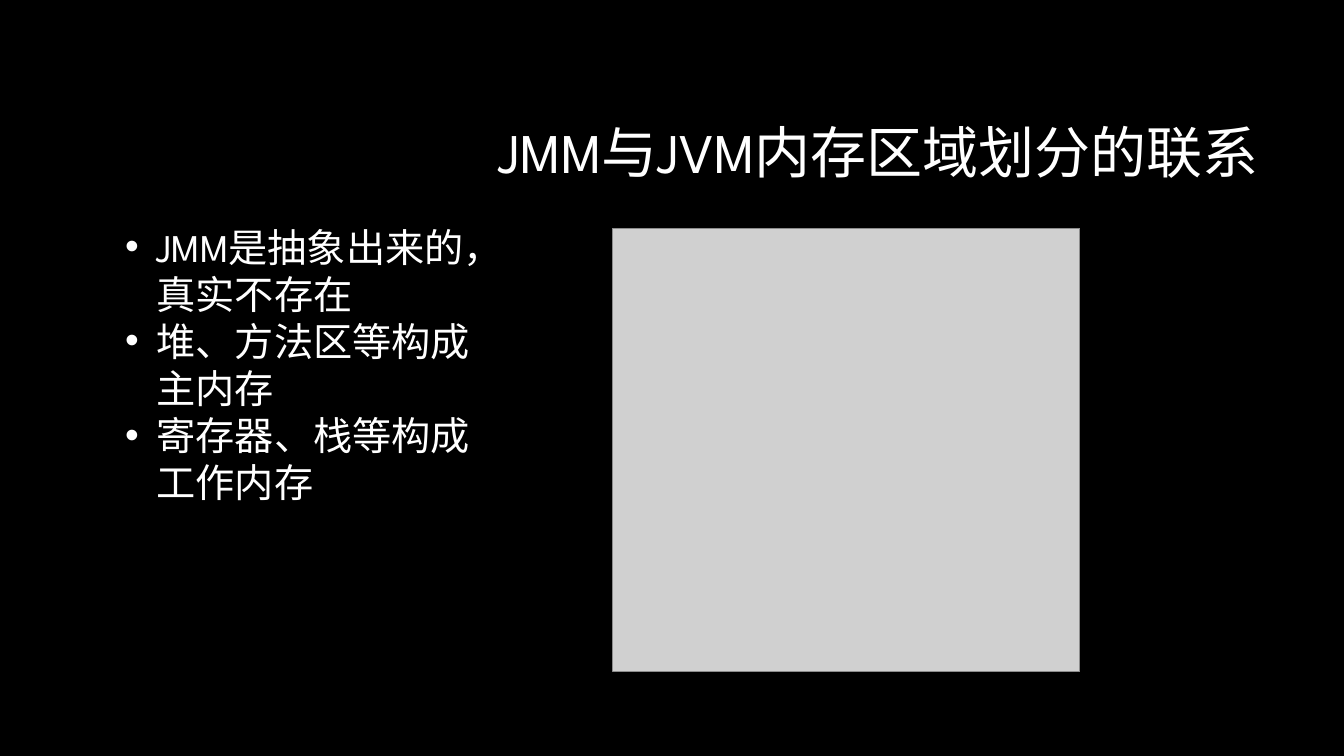
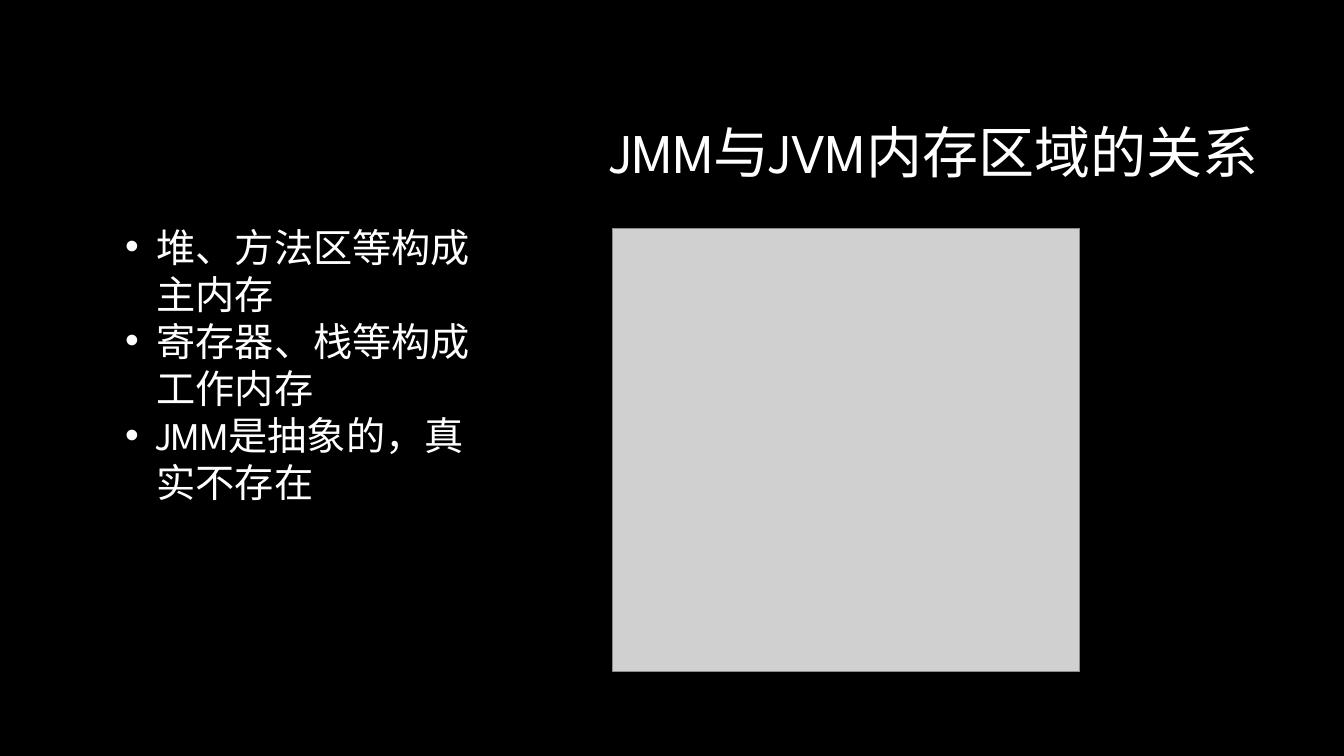
Before and after one commit to GerogeLeon/multithread_demo, a slide deck: slide 19 of JAVA并发编程.pptx (slide 17 before the commit). Drawn at 1344x756 pixels with LibreOffice and Linux fonts; fonts in the diff are those of the drawing; grey boxes stand for pictures; background and template pictures are left out. Boxes give left, top, right and bottom in pixels: in the first picture for what was removed or moved away, otherwise in the second. Text is boxed around its words. In the diff, an @@ line names an element or a change of style, - is before the commit and + after.

```diff
--- a/JAVA并发编程.pptx
+++ b/JAVA并发编程.pptx
@@ title at [611, 126, 1259, 178]: text changed @@
-JMM与JVM内存区域划分的联系
+JMM与JVM内存区域的关系
@@ text at [157, 229, 503, 312]: paragraph removed @@
-• JMM是抽象出来的，真实不存在
@@ text at [157, 417, 464, 500]: paragraph added @@
+• JMM是抽象的，真实不存在
```
Also in this commit, not shown: 6 other slides changed, 5 slides added, 4 other files.
